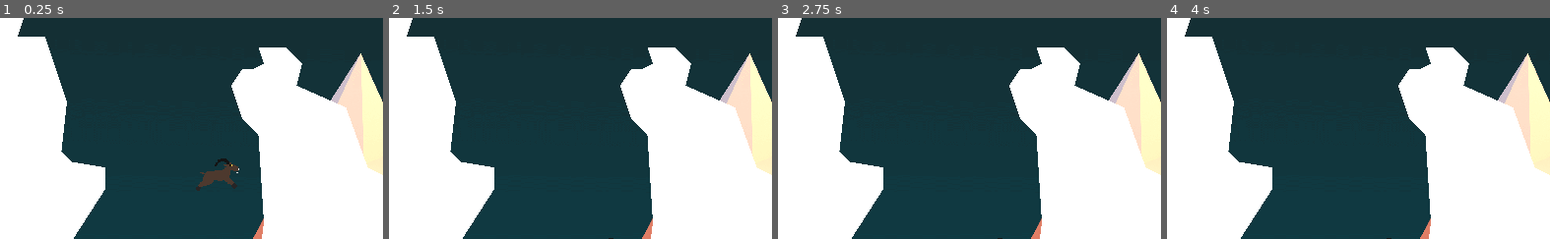
Above: before the commit, frames 1-4 (left to right).
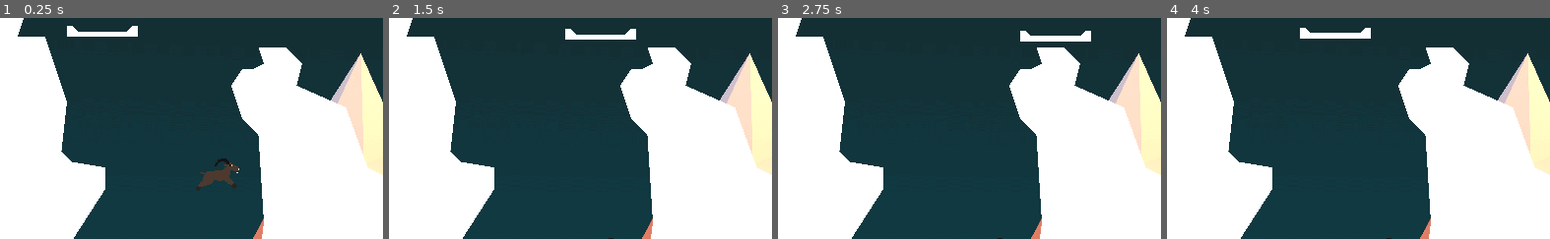
Above: after the commit, the same moments.

Repository: beyarkay/goat-game
Game: Godot game, scene res://levels/debug_level.tscn
Two runs of this game, one before a commit and one after it. Both use one fixed random seed, a clock stepped at 60 frames per second and the inputs below.
Inputs:
- Up to frame 1 (0.25 s): no input
- Up to frame 2 (1.5 s): tap Enter at 0.5 s
- Up to frame 3 (2.75 s): no input
- Up to frame 4 (4 s): no input
The pictures show only the part of the screen within x 1-51%, y 2-52%; the shares and areas given below are measured in that part.

The runs differ from the first frame. In frame 1, 0.5% of the frame differs, in the area x 17-36%, y 3-9%; in frame 2, 0.5%; in frame 3, 0.6%, in the area x 63-82%, y 5-11%; in frame 4, 0.6%.

Commit message:
🐐 Add basic cable car

Diff:
--- a/levels/debug_level.tscn
+++ b/levels/debug_level.tscn
@@ -1,10 +1,16 @@
-[gd_scene load_steps=4 format=3 uid="uid://50yyteppwyus"]
+[gd_scene load_steps=7 format=3 uid="uid://50yyteppwyus"]
 
 [ext_resource type="Texture2D" uid="uid://bgkvuia5h1kkl" path="res://assets/background_art/background.png" id="1_ok0je"]
+[ext_resource type="Script" path="res://utility_scripts/quit_on_esc.gd" id="1_oncvh"]
 [ext_resource type="PackedScene" uid="uid://bgfo3l08bifum" path="res://scenes/goat.tscn" id="2_7yjoa"]
 [ext_resource type="Script" path="res://utility_scripts/add_poly_mesh.gd" id="2_m0bcc"]
+[ext_resource type="Script" path="res://scenes/cable_car.gd" id="5_hp86m"]
+
+[sub_resource type="PhysicsMaterial" id="PhysicsMaterial_xrgsd"]
+rough = true
 
 [node name="root" type="Node"]
+script = ExtResource("1_oncvh")
 
 [node name="decorations" type="Node" parent="."]
 
@@ -43,3 +49,21 @@
 position = Vector2(363, 197)
 player = 1
 jump_lean = 0.4
+
+[node name="cable_car" type="Node" parent="."]
+script = ExtResource("5_hp86m")
+
+[node name="from" type="Marker2D" parent="cable_car"]
+position = Vector2(120, 8)
+
+[node name="to" type="Marker2D" parent="cable_car"]
+position = Vector2(440, 16)
+
+[node name="StaticBody2D" type="StaticBody2D" parent="cable_car"]
+position = Vector2(80, 16)
+physics_material_override = SubResource("PhysicsMaterial_xrgsd")
+metadata/_edit_group_ = true
+
+[node name="CollisionPolygon2D" type="CollisionPolygon2D" parent="cable_car/StaticBody2D"]
+polygon = PackedVector2Array(-8, 32, 96, 32, 96, 16, 88, 16, 80, 24, 8, 24, 0, 16, -8, 16)
+script = ExtResource("2_m0bcc")
--- /dev/null
+++ b/scenes/cable_car.gd
@@ -0,0 +1,16 @@
+extends Node
+
+var duration_ms: int = 5
+var progress = 0.0
+@onready var static_body: StaticBody2D = $StaticBody2D
+@onready var from: Marker2D = $from
+@onready var to: Marker2D = $to
+var looping_progress = 0.0
+
+# Called every frame. 'delta' is the elapsed time since the previous frame.
+func _process(delta: float) -> void:
+    progress += delta / duration_ms
+    while progress > 1.0:
+        progress -= 1.0
+    looping_progress = 1 - abs(progress * 2 - 1)
+    static_body.position = from.position + (to.position - from.position) * looping_progress
